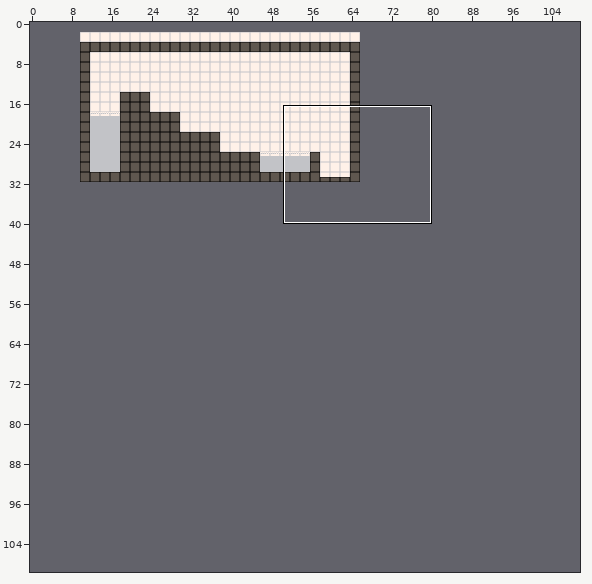
A Tiled map gets an edit: mbh-platformer/mbh-platformer/Content/raw/map_ss_echo_00.tmx. Above: a wide view before the commit, with the close-up outlined.
Close-up. Before the edit:
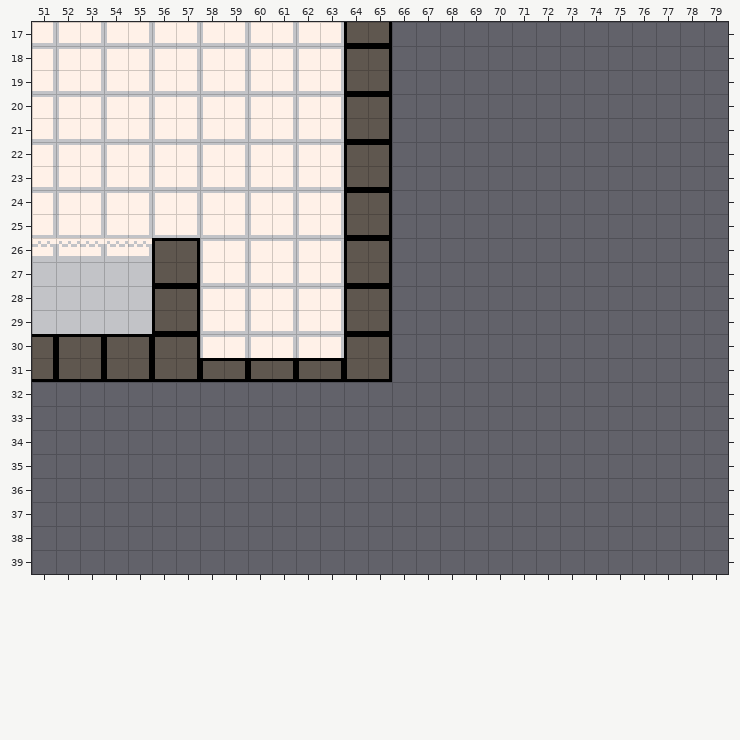
Cells are 8x8 px. Shown: x 51..79, y 17..39. The commit also changed other parts of the map, which this record leaves out. The old version is drawn lined up with the new one.
And afterwards:
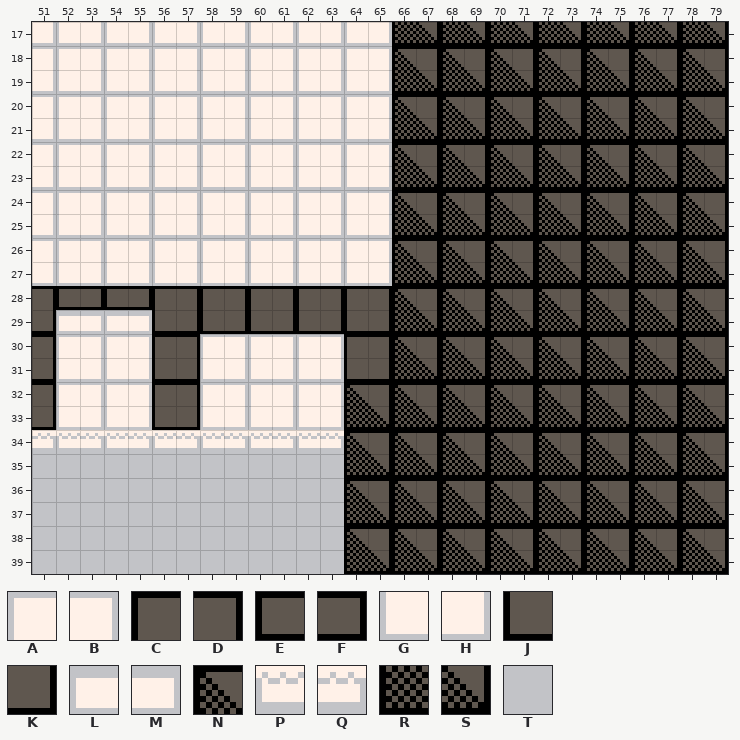
Key: from "platformer_sheet_1": A 2, B 3, C 6, D 7, E 10, F 11, G 18, H 19, J 22, K 23, L 26, M 27, N 32, P 34, Q 35, R 48, S 49, T 50.
_ is an empty cell, . an unchanged one.
From old to new:
map size 56x30 -> 480x256 cells (old content now starts at 10,2; both pictures use the new coordinates)
--- layer "Tile Layer 1"
@@ x 51..79 @@
-17 .............JK______________
-18 .............CD______________
-19 .............JK______________
-20 .............CD______________
-21 .............JK______________
-22 .............CD______________
-23 .............JK______________
-24 .............CD______________
-25 .............JK______________
-26 QPQPQCD......CD______________
-27 TTTTTJK......JK______________
-28 TTTTT..ABABAB..______________
-29 TTTTT..GHGHGH..______________
-30 .CDCD..........______________
-31 .JKJK..EFEFEF..______________
-32 _____________________________
-33 _____________________________
-34 _____________________________
-35 _____________________________
-36 _____________________________
-37 _____________________________
-38 _____________________________
-39 _____________________________
+17 .............GHRSRSRSRSRSRSRS
+18 .............ABNDNDNDNDNDNDND
+19 .............GHRSRSRSRSRSRSRS
+20 .............ABNDNDNDNDNDNDND
+21 .............GHRSRSRSRSRSRSRS
+22 .............ABNDNDNDNDNDNDND
+23 .............GHRSRSRSRSRSRSRS
+24 .............ABNDNDNDNDNDNDND
+25 .............GHRSRSRSRSRSRSRS
+26 BABABAB......ABNDNDNDNDNDNDND
+27 HGHGHGH......GHRSRSRSRSRSRSRS
+28 DEFEF..CDCDCD..NDNDNDNDNDNDND
+29 KLMLM..JKJKJK..RSRSRSRSRSRSRS
+30 .ABAB..........NDNDNDNDNDNDND
+31 .GHGH..GHGHGH..RSRSRSRSRSRSRS
+32 DABABCDABABABNDNDNDNDNDNDNDND
+33 KGHGHJKGHGHGHRSRSRSRSRSRSRSRS
+34 QPQPQPQPQPQPQNDNDNDNDNDNDNDND
+35 TTTTTTTTTTTTTRSRSRSRSRSRSRSRS
+36 TTTTTTTTTTTTTNDNDNDNDNDNDNDND
+37 TTTTTTTTTTTTTRSRSRSRSRSRSRSRS
+38 TTTTTTTTTTTTTNDNDNDNDNDNDNDND
+39 TTTTTTTTTTTTTRSRSRSRSRSRSRSRS
Changed places in both close-ups, as pixel boxes (x1, y1, x2, y2):
changed: (32, 22, 728, 574)
